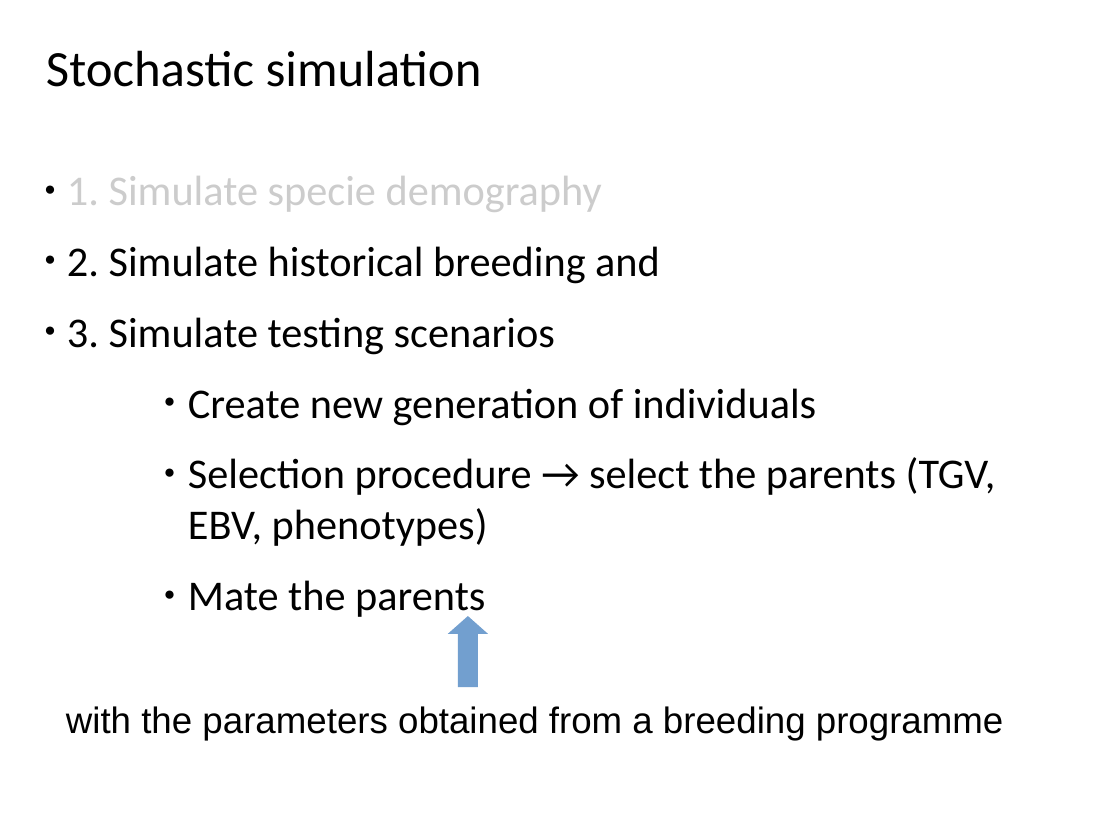
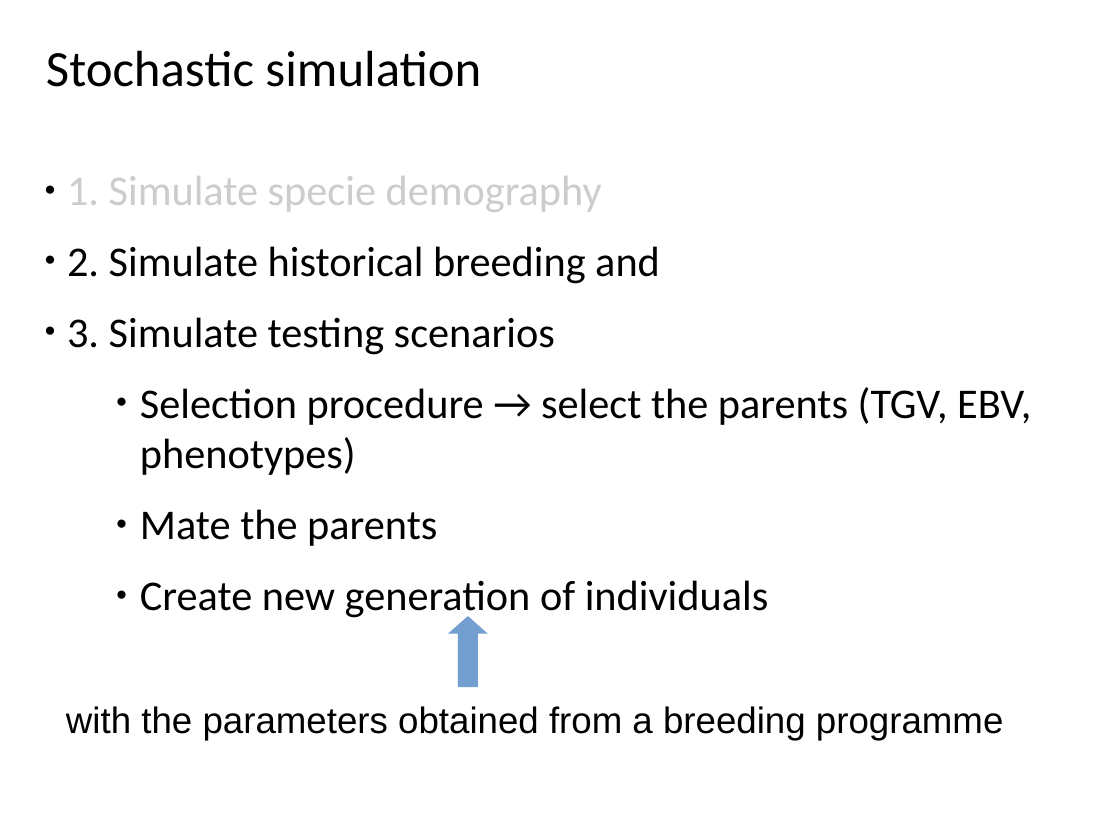
Before and after one commit to janaobsteter/ResourceAllocation_paper, a slide deck: slide 5 of Jana_ZagrebCourse_Simulation.pptx. Drawn at 1120x840 pixels with LibreOffice and Linux fonts; fonts in the diff are those of the drawing; background and template pictures are left out. Boxes give left, top, right and bottom in pixels: in the first picture for what was removed or moved away, otherwise in the second. Text is boxed around its words. In the diff, an @@ line names an element or a change of style, - is before the commit and + after.

```diff
--- a/Jana_ZagrebCourse_Simulation.pptx
+++ b/Jana_ZagrebCourse_Simulation.pptx
@@ text at [140,387,1031,546]: list level 6 to 4 in "Selection procedure → select the ..."; list level 6 to 4 in "Mate the parents" @@
@@ text at [188,388,817,426]: paragraph removed @@
-          ● Create new generation of individuals
@@ text at [140,580,769,621]: paragraph added @@
+      ● Create new generation of individuals
```
Also in this commit, not shown: 8 other slides changed, 20 slides added, 1 slide removed, 4 other files.
